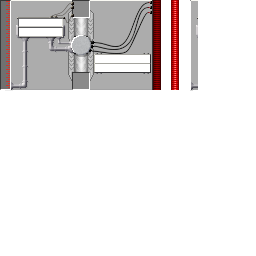
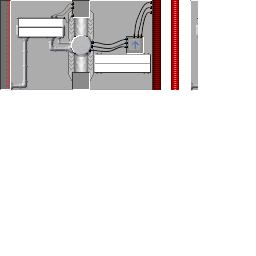
Two versions of the same layered image (w=256, h=256). Layer-by-layer changes:
added layer "Фигура 12" in group "Wires" over (92, 46, 125, 52)
added layer "Фигура 11" in group "Wires" over (94, 43, 125, 49)
added layer "Фигура 10" in group "Wires" over (95, 39, 125, 45)
added layer "Фигура 9" in group "Wires" over (134, 2, 149, 36)
added layer "Фигура 8" in group "Wires" over (137, 7, 149, 37)
added layer "Фигура 7" in group "Wires" over (141, 12, 148, 37)
hid "Фигура 3" over (92, 12, 148, 54)
hid "Фигура 2" over (94, 7, 148, 50)
hid "Фигура 1" over (95, 2, 149, 47)
painted on "Слой 13" over (91, 34, 142, 51)
added group "Upgrade" with 2 layers in group "Группа 1" over (126, 36, 144, 54)
added layer "Слой 23" in group "Upgrade" over (129, 39, 141, 51)
added layer "Слой 21" in group "Upgrade" over (126, 36, 144, 54)
